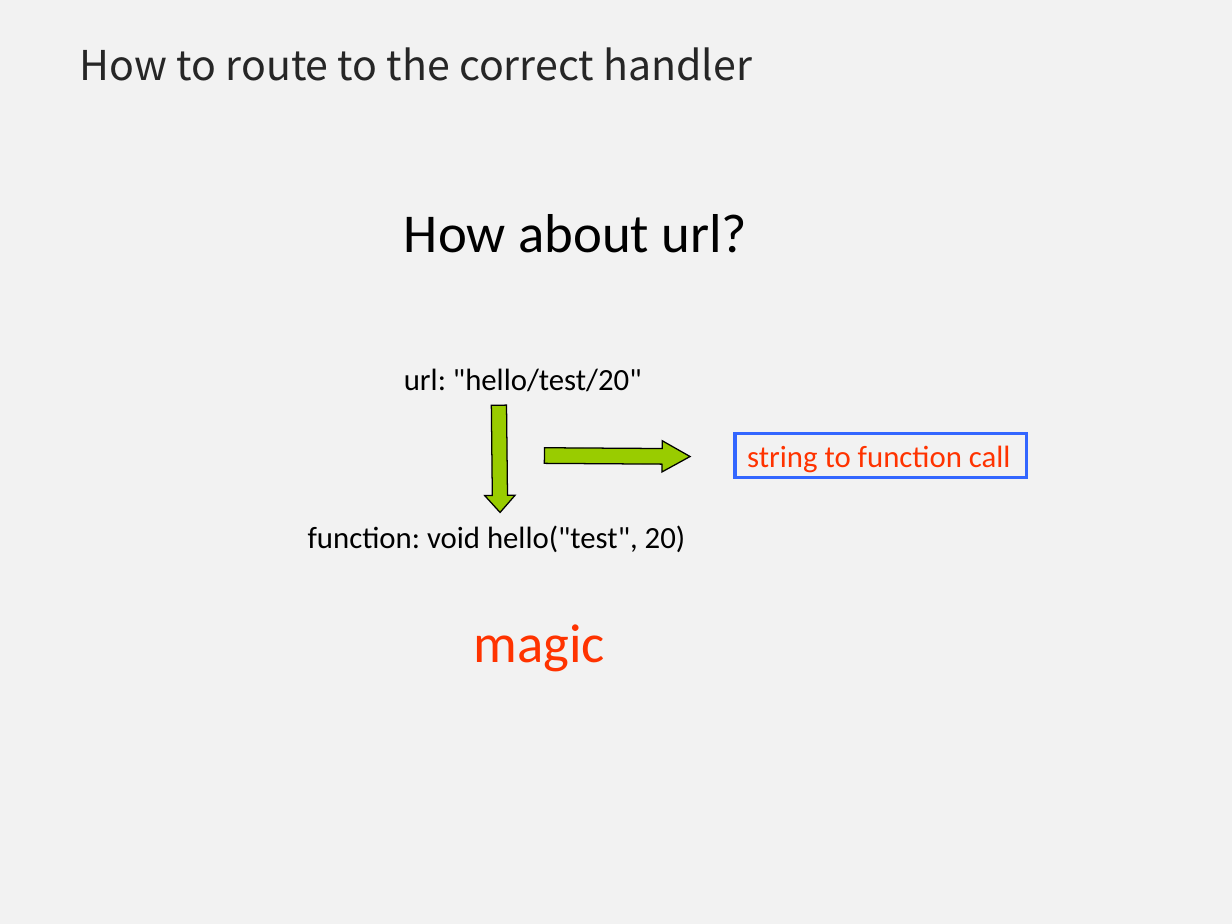
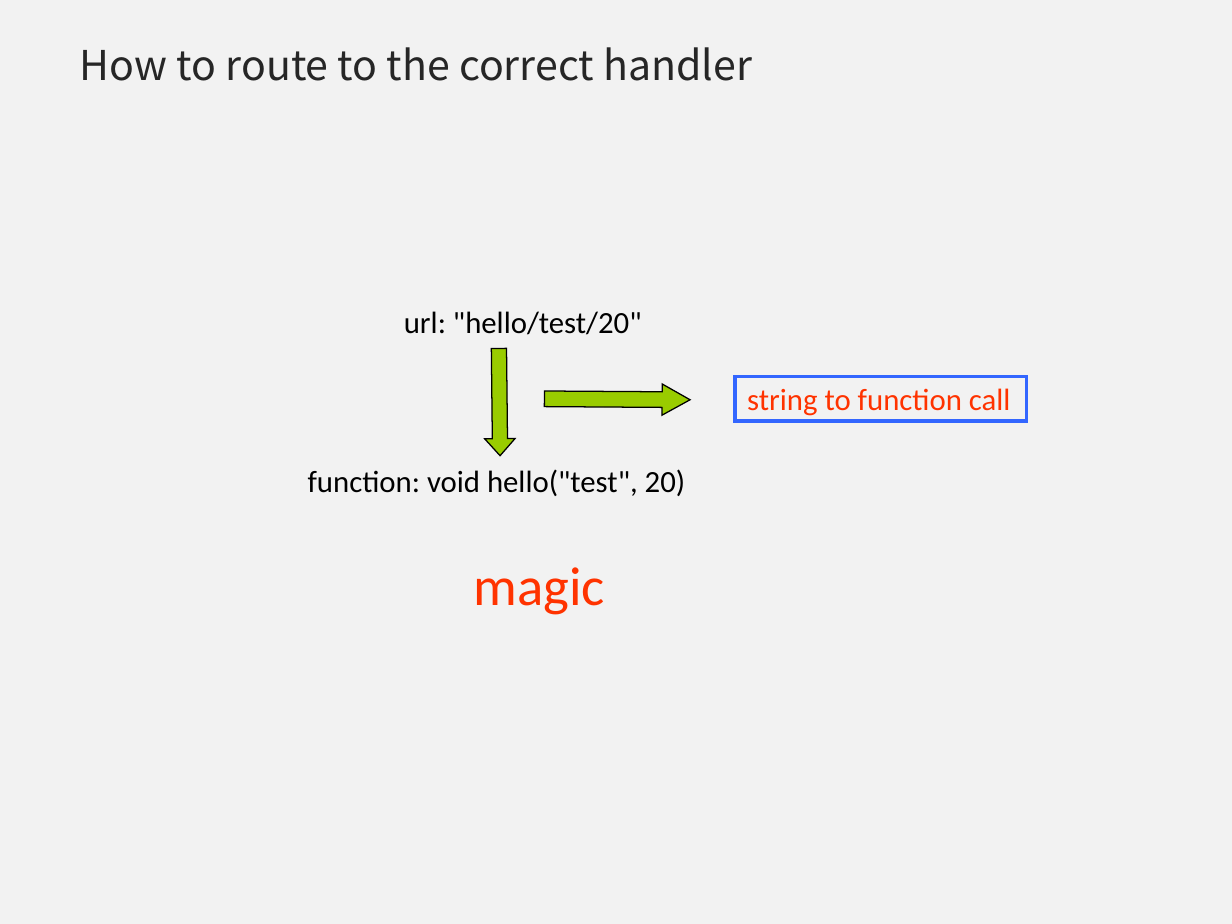
Before and after one commit to qicosmos/cppnow2017-ppt, a slide deck: slide 27 of An easy to use RPC framework implemented by c++11 and c++14 - shorter.pptx. Drawn at 1232x924 pixels with LibreOffice and Linux fonts; fonts in the diff are those of the drawing; background and template pictures are left out. Boxes give left, top, right and bottom in pixels: in the first picture for what was removed or moved away, otherwise in the second. Text is boxed around its words. In the diff, an @@ line names an element or a change of style, - is before the commit and + after.

```diff
--- a/An easy to use RPC framework implemented by c++11 and c++14 - shorter.pptx
+++ b/An easy to use RPC framework implemented by c++11 and c++14 - shorter.pptx
@@ text removed at (404,214,748,253) @@
-How about url?
@@ 4 texts, 1 rectangle, 1 right arrow: place and size @@
-4 texts, 1 rectangle, 1 right arrow at (308,368,1027,672)
+4 texts, 1 rectangle, 1 right arrow at (308,311,1027,615)
@@ right arrow: place and size @@
-right arrow at (544,441,690,472)
+right arrow at (544,383,690,414)
```
Also in this commit, not shown: 2 other slides changed.
